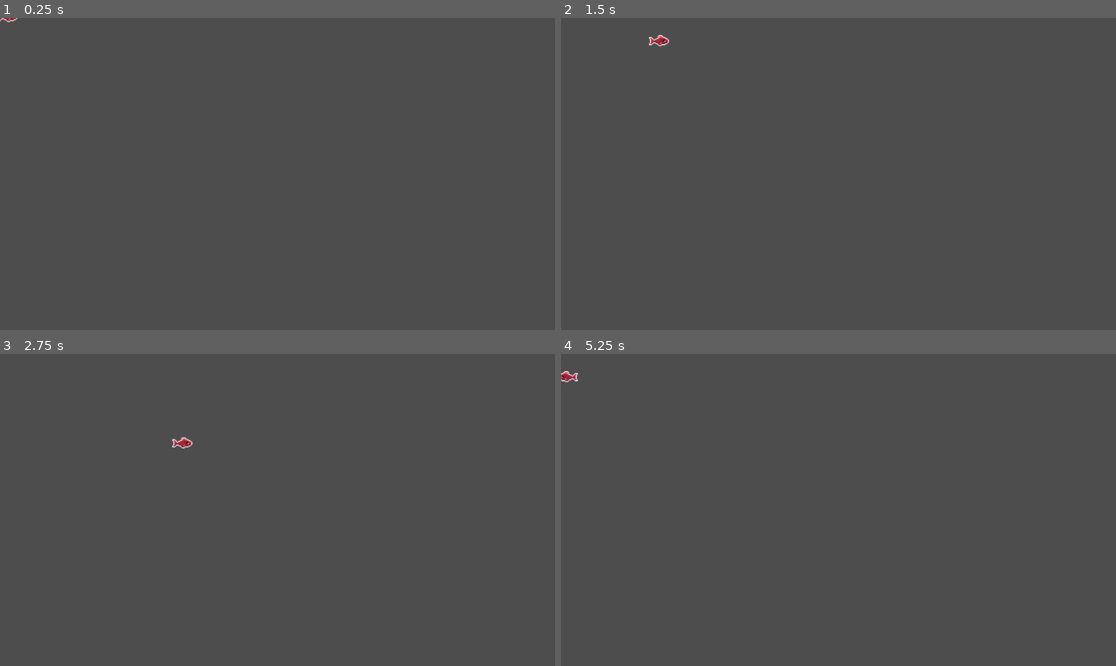
Above: before the commit, frames 1-4 (two rows, left to right).
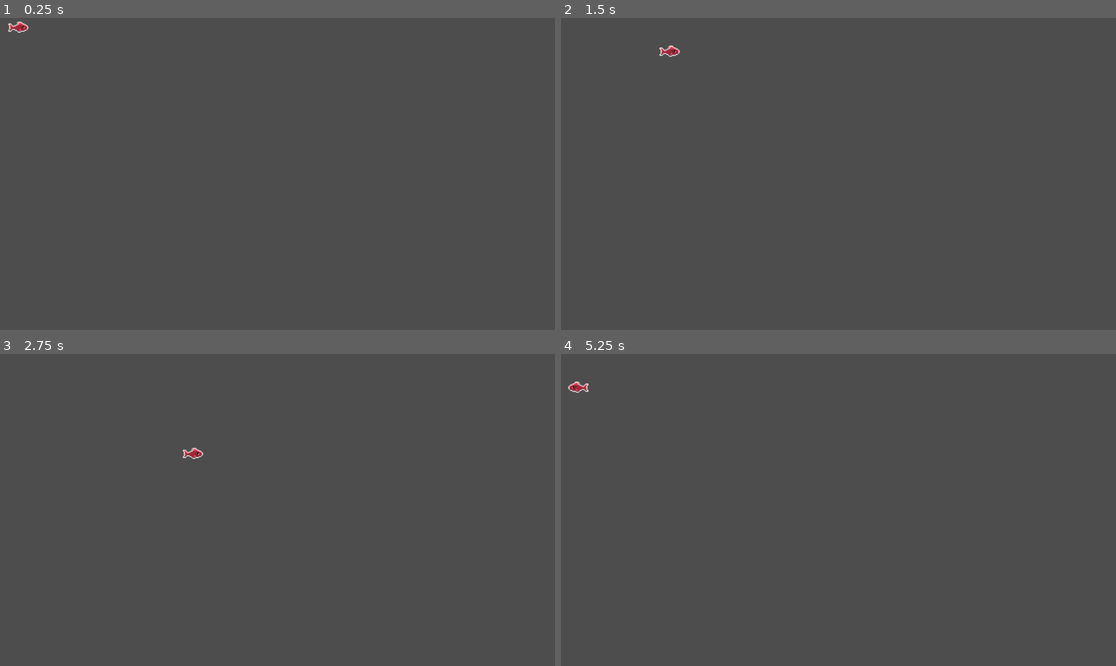
Above: after the commit, the same moments.

Repository: ScottWollbrink/Feesh-game
Game: Godot game, scene res://main_character.tscn
The game is run twice, just before and just after one commit, with the same random seed, the same clock (stepped at 60 frames per second) and the same inputs. The project has no main scene, so this scene is started directly.
Inputs:
- Up to frame 1 (0.25 s): no input
- Up to frame 2 (1.5 s): tap Enter at 0.5 s; hold D (move_right) 0.53-1.28 s; hold S (move_down) from 1.28 s (still down)
- Up to frame 3 (2.75 s): release S (move_down) at 2.03 s; hold D (move_right) from 2.03 s (still down)
- Up to frame 4 (5.25 s): release D (move_right) at 2.78 s; hold W (move_up) 2.78-3.53 s; hold A (move_left) 3.53-5.03 s; hold S (move_down) from 5.03 s (still down)

The runs differ from the first frame. In frame 1, 0.1% of the frame differs, in the area x 0-6%, y 0-5%; in frame 2, 0.2%, in the area x 15-22%, y 5-13%; in frame 3, 0.2%; in frame 4, 0.2%.

Commit message:
scene change

Diff:
--- a/main_character.tscn
+++ b/main_character.tscn
@@ -75,7 +75,7 @@
 script = ExtResource("1_dqhp8")
 
 [node name="MainCharacterAnimation" type="AnimatedSprite2D" parent="."]
-position = Vector2(15, -3)
+position = Vector2(37, 19)
 scale = Vector2(1.96875, 1.875)
 sprite_frames = SubResource("SpriteFrames_gsr2u")
 animation = &"move"
